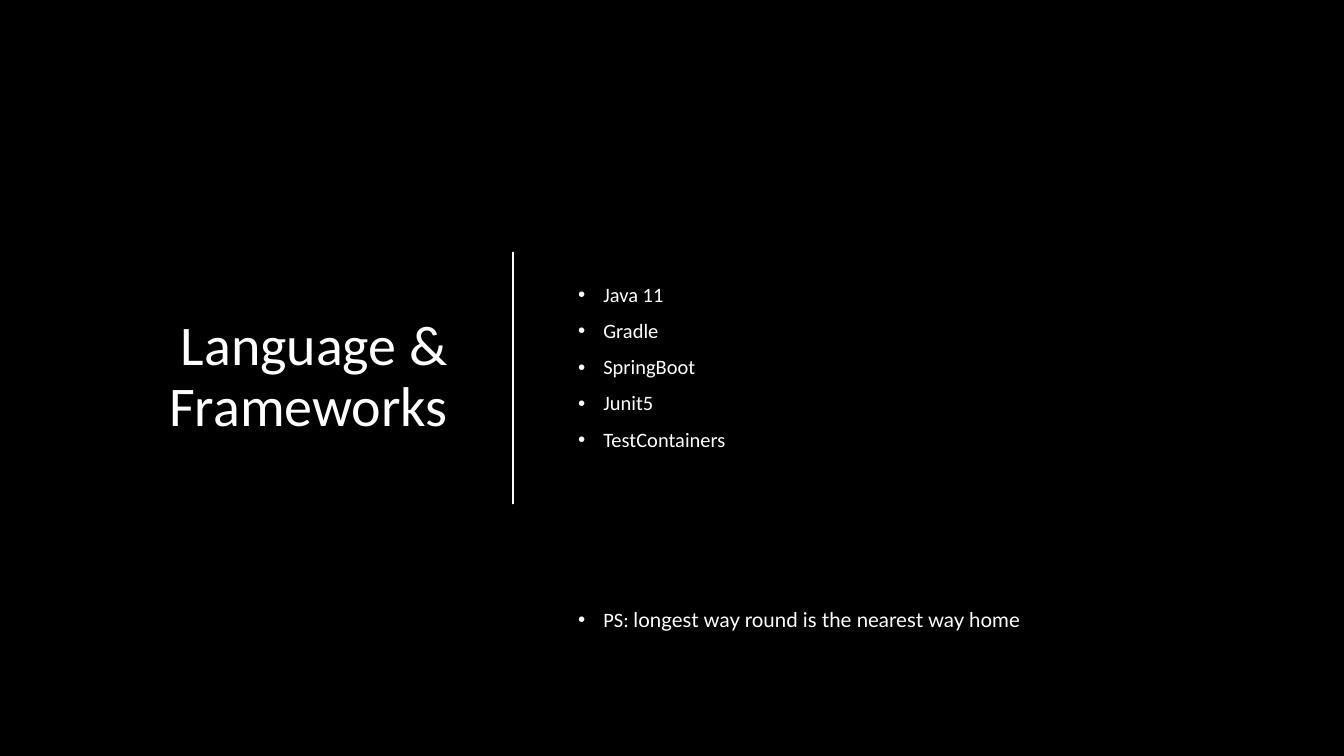
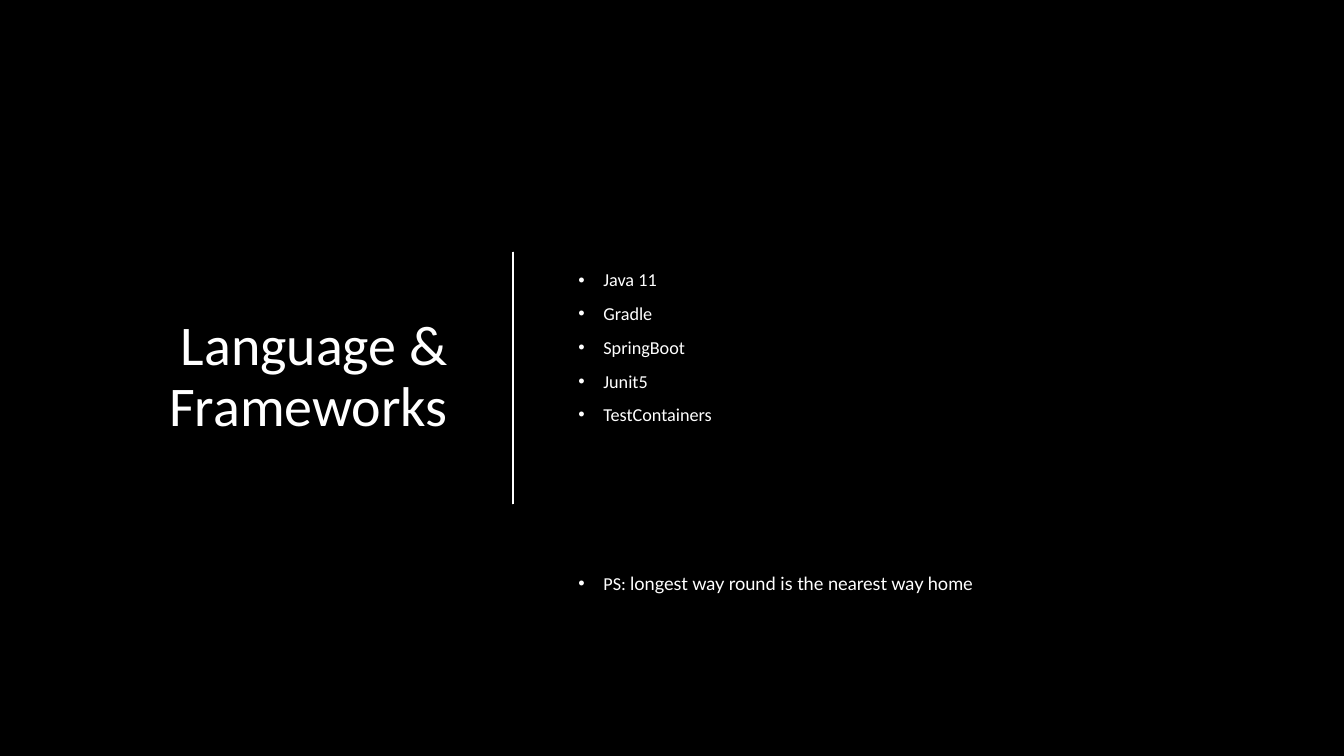
Before and after one commit to cekinmezyucel/hype-orchestrator, a slide deck: slide 3 of src/main/resources/static/presentation.pptx. Drawn at 1344x756 pixels with LibreOffice and Linux fonts; fonts in the diff are those of the drawing; background and template pictures are left out. Boxes give left, top, right and bottom in pixels: in the first picture for what was removed or moved away, otherwise in the second. Text is boxed around its words. In the diff, an @@ line names an element or a change of style, - is before the commit and + after.

```diff
--- a/src/main/resources/static/presentation.pptx
+++ b/src/main/resources/static/presentation.pptx
@@ text "Java 11" at [603,274,973,594]: size 14.6 to 13 pt @@
```
Also in this commit, not shown: 1 other slide changed, 1 other file.
